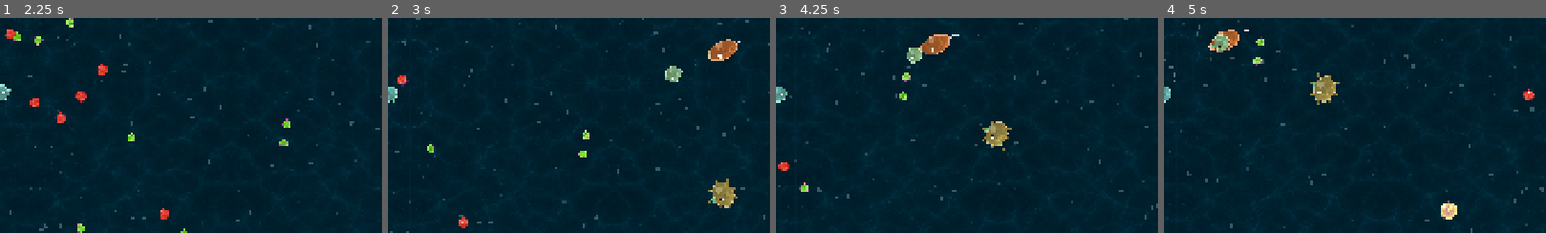
Above: before the commit, frames 1-4 (left to right).
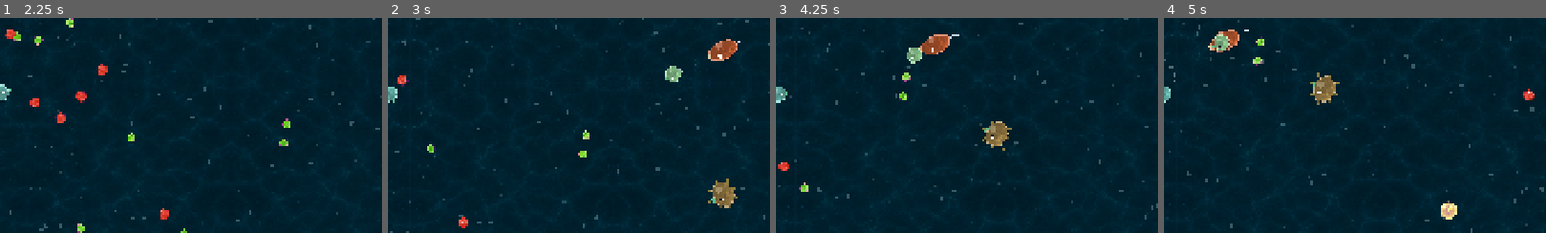
Above: after the commit, the same moments.

Repository: Mayo73/agenthub-backup
Game: Godot game, scene res://scenes/main.tscn
Same seed, same stepped clock (60 frames per second), same inputs: the game is played once before the commit and once after it.
Inputs (mouse positions are % of the whole screen's width and height, from its top left):
- Up to frame 1 (2.25 s): click "Neue Partie: Pflanzenfresser" at 0.5 s; click "Neue Partie: Fleischfresser" at 1.25 s; tap Enter at 2 s; move the mouse to (72, 45) at 2.02 s; hold D (rechts) from 2.03 s (still down); tap W (hoch) at 2.1 s; click (72, 45) at 2.17 s
- Up to frame 2 (3 s): release D (rechts) at 2.75 s; drag from (30, 55) to (45, 70) at 2.77 s
- Up to frame 3 (4.25 s): move the mouse to (60, 28) at 3.52 s; hold D (rechts) from 3.53 s (still down); tap S (runter) at 3.6 s
- Up to frame 4 (5 s): release D (rechts) at 4.25 s; drag from (45, 70) to (20, 35) at 4.27 s
The pictures show only the part of the screen within x 50-100%, y 32-82%; the shares and areas given below are measured in that part.

Frame 1 is identical in both runs. In frame 2, less than 0.1% of the frame differs, in the area x 88-91%, y 76-88%; in frame 3, less than 0.1%, in the area x 44-61%, y 12-60%; in frame 4, less than 0.1%.

Commit message:
T-0210: KI-Zellen bekommen ihre Farbvariante
Erstellt vom lokalen Agent (Modell qwen3.5:35b-a3b, Versuch 3 von 5).

Diff:
--- a/scripts/ai_cell.gd
+++ b/scripts/ai_cell.gd
@@ -27,6 +27,7 @@
 	damage = d["damage"]
 	color = d["color"]
 	look = SpeciesCatalog.look_of(id)
+	look.color = ColorVariants.vary(look.color, ColorVariants.seed_for(pos))
 	behavior = d["behavior"]
 	motion.max_speed = d["speed"]
 	motion.acceleration = d["speed"] * 2.5
--- a/tests/test_ai_cell.gd
+++ b/tests/test_ai_cell.gd
@@ -110,3 +110,30 @@
 func test_kein_maulkreis() -> void:
 	var content := FileAccess.get_file_as_string("res://scripts/ai_cell.gd")
 	check(!content.contains("radius * 0.22"), "keine zeile mit radius * 0.22 mehr")
+
+
+func test_farbe_bei_null() -> void:
+	var c := AiCell.new()
+	c.setup("schnapper", Vector2.ZERO)
+	check(c.look.color.is_equal_approx(SpeciesCatalog.look_of("schnapper").color), "farbe bei null")
+	c.free()
+
+
+func test_farbvariante() -> void:
+	var c := AiCell.new()
+	c.setup("schnapper", Vector2(100, 0))
+	var art := SpeciesCatalog.look_of("schnapper").color
+	check(c.look.color.is_equal_approx(ColorVariants.vary(art, ColorVariants.seed_for(Vector2(100, 0)))), "farbvariante")
+	check(!c.look.color.is_equal_approx(art), "farbe unterscheidet sich von art")
+	check(c.color.is_equal_approx(SpeciesCatalog.data("schnapper")["color"]), "zelle color bleibt art farbe")
+	c.free()
+
+
+func test_gleiche_lage_gleiche_farbe() -> void:
+	var a := AiCell.new()
+	a.setup("blasenling", Vector2(250, 40))
+	var b := AiCell.new()
+	b.setup("blasenling", Vector2(250, 40))
+	check(a.look.color.is_equal_approx(b.look.color), "gleiche lage gleiche farbe")
+	a.free()
+	b.free()
